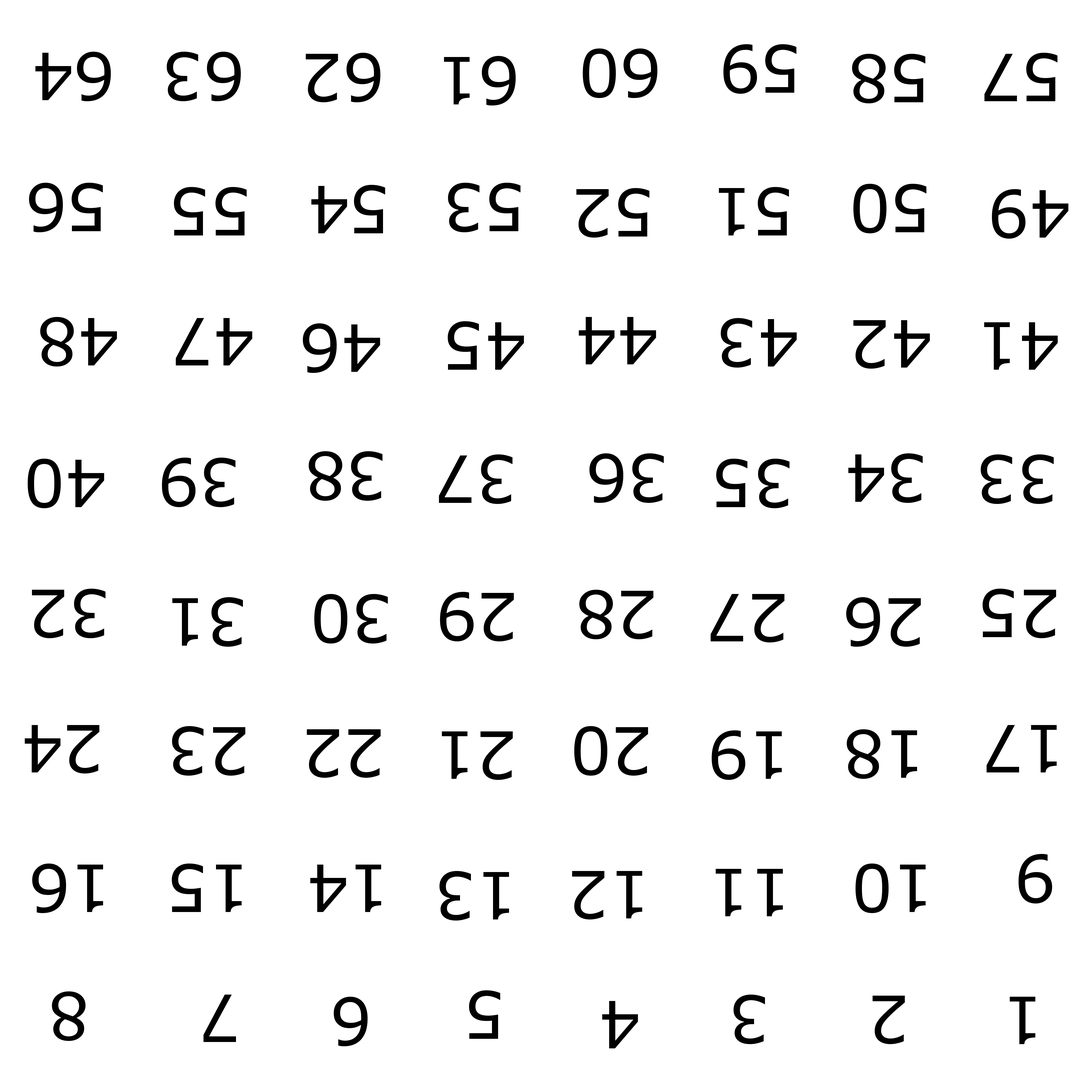
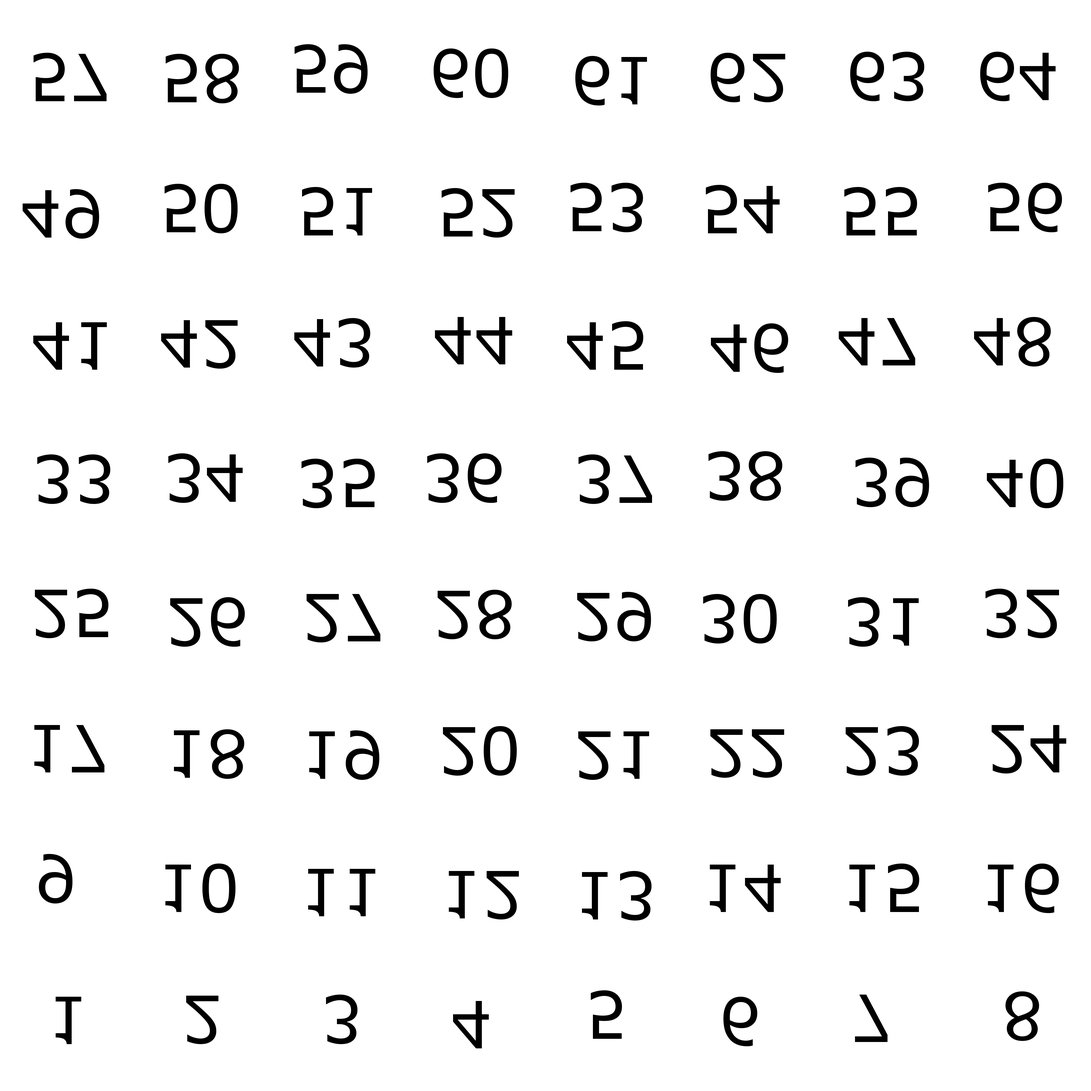
Layered file, before and after one edit (w=1091, h=1091). Changes by layer:
painted on "Visible" over [22, 44, 1069, 1049]
painted on "64" over [51, 990, 1040, 1040]
painted on "63" over [186, 990, 906, 1040]
painted on "58" over [186, 990, 906, 1038]
painted on "57" over [51, 990, 1040, 1039]
painted on "56" over [32, 859, 1060, 909]
painted on "49" over [32, 854, 1060, 903]
painted on "48" over [40, 725, 1052, 775]
painted on "47" over [175, 726, 916, 774]
painted on "41" over [33, 725, 1059, 770]
painted on "40" over [31, 588, 1060, 633]
painted on "34" over [170, 589, 922, 638]
painted on "33" over [37, 588, 1055, 637]
painted on "32" over [31, 453, 1060, 503]
painted on "25" over [34, 453, 1057, 503]
painted on "24" over [33, 317, 1059, 367]
painted on "23" over [172, 317, 920, 366]
painted on "17" over [34, 318, 1058, 367]
painted on "16" over [32, 182, 1060, 228]
painted on "10" over [165, 182, 927, 228]
painted on "9" over [38, 187, 1053, 238]
painted on "8" over [51, 50, 1040, 100]
painted on "2" over [186, 46, 906, 96]
painted on "1" over [55, 46, 1036, 95]
…and 41 more changes (41 painted)
